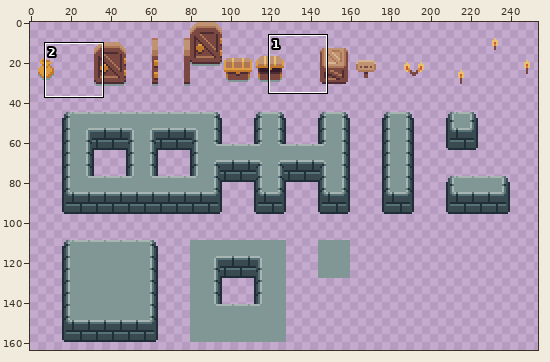
A sprite sheet gets an edit: static/images/world/objects.png. Above: a wide view before the commit, with the close-up outlined.
Close-up. Old version:
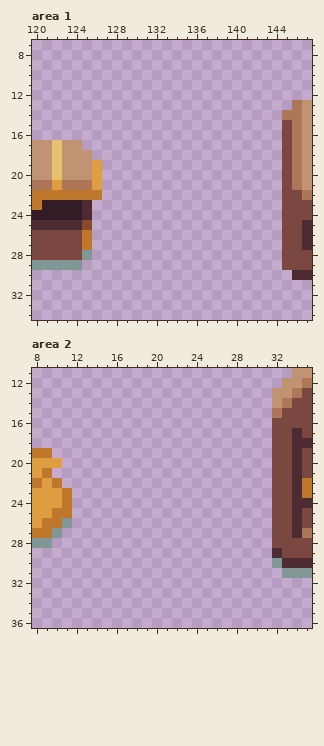
The file is 256x256 pixels. Shown: area 1: x 120..147, y 7..34; area 2: x 8..35, y 11..36. The wide view leaves out empty margins.
After:
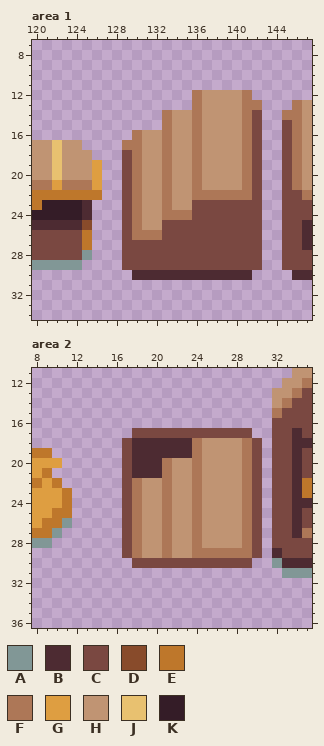
Palette (. is transparent): A #819796  B #4d2b32  C #7a4841  D #884b2b  E #be772b  F #ad7757  G #de9e41  H #c09473  J #e8c170  K #341c27
Diff:
Area 1:
y 12: x 136..141 ...... -> FHHHHF
y 13: x 136..142 ....... -> FHHHHFF
y 14..15: x 133..142 .......... -> FHHFHHHHFC
y 16: x 130..142 ............. -> FHHFHHFHHHHFC
y 17: x 129..142 .............. -> FFHHFHHFHHHHFC
y 18..21: x 129..142 .............. -> CFHHFHHFHHHHFC
y 22: x 129..142 .............. -> CFHHFHHFFFFFFC
y 23: x 129..142 .............. -> CFHHFHHCCCCCCC
y 24: x 129..142 .............. -> CFHHFFFCCCCCCC
y 25: x 129..142 .............. -> CFHHCCCCCCCCCC
y 26: x 129..142 .............. -> CFFFCCCCCCCCCC
y 27..29: x 129..142 .............. -> CCCCCCCCCCCCCC
y 30: x 130..141 ............ -> BBBBBBBBBBBB
Area 2:
y 17: x 18..29 ............ -> CCCCCCCCCCCC
y 18..19: x 17..30 .............. -> CBBBBBBFHHHHFC
y 20..21: x 17..30 .............. -> CBBBFHHFHHHHFC
y 22..28: x 17..30 .............. -> CFHHFHHFHHHHFC
y 29: x 17..30 .............. -> CFHHFHHFFFFFFC
y 30: x 18..29 ............ -> CCCCCCCCCCCC
Changed places in both close-ups, as pixel boxes (x1, y1, x2, y2):
added: (122, 90, 262, 280)
added: (122, 428, 262, 568)
